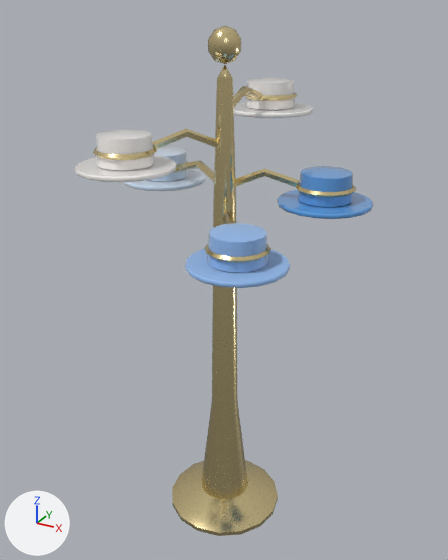
Renders of the glTF model public/assets/interiors/boutique/hat_tree_gold.glb from each side of a commit.
Before and after are seen from a 50 mm lens placed at (0.878, -1.602, 1.695), pointed at (-0.024, 0.038, 0.875). Arrows for +X, +Y and +Z are at lower left; the lights stay in place. The first picture is the older version.

The scene before the commit, as lines of its bpy script (objects in view):
```python
mat_accent2_013 = principled_material('accent2.013')
mat_accent2_013.base_color = (0.102, 0.337, 0.745)  # blue #5a9de0
mat_accent2_013.roughness = 0.08
mat_accent2_013.coat_weight = 1.0
mat_accent2_013.coat_roughness = 0.02
mat_accent_013 = principled_material('accent.013')
mat_accent_013.base_color = (1.0, 0.956, 0.922)  # white #fffaf6
mat_accent_013.roughness = 0.14
mat_accent_013.coat_weight = 1.0
mat_accent_013.coat_roughness = 0.04
mat_accent_013.sheen_weight = 1.0
mat_accent_013.sheen_roughness = 0.4
mat_fabric_013 = principled_material('fabric.013')
mat_fabric_013.base_color = (0.275, 0.479, 0.839)  # blue #8fb8ec
mat_fabric_013.roughness = 0.55
mat_fabric_013.sheen_weight = 1.0
mat_fabric_013.sheen_roughness = 0.35
mat_soft_013 = principled_material('soft.013')
mat_soft_013.base_color = (0.644, 0.791, 0.965)  # blue #d2e6fb
mat_soft_013.roughness = 0.1
mat_soft_013.coat_weight = 1.0
mat_soft_013.coat_roughness = 0.02
mat_soft_013.sheen_weight = 1.0
mat_soft_013.sheen_roughness = 0.4
me_hat_tree_gold = bpy.data.meshes.new('hat_tree_gold')
me_hat_tree_gold.from_pydata(...)  # 1251 vertices, 2434 faces; spans x -0.42..0.43, y -0.38..0.44, z 0.0..1.65
# faces by material slot: [1074, 272, 272, 272, 272, 272]
me_hat_tree_gold.materials.append(mat_trim_013)  # beige #ecd9a2
me_hat_tree_gold.materials.append(mat_accent2_013)  # blue #5a9de0
me_hat_tree_gold.materials.append(mat_white_013)  # white #fffaf6
me_hat_tree_gold.materials.append(mat_soft_013)  # blue #d2e6fb
me_hat_tree_gold.materials.append(mat_accent_013)  # white #fffaf6
me_hat_tree_gold.materials.append(mat_fabric_013)  # blue #8fb8ec
ob_hat_tree_gold = bpy.data.objects.new('hat_tree_gold', me_hat_tree_gold)
ob_hat_tree_gold.location = (0.0, 0.0, 0.0)
```
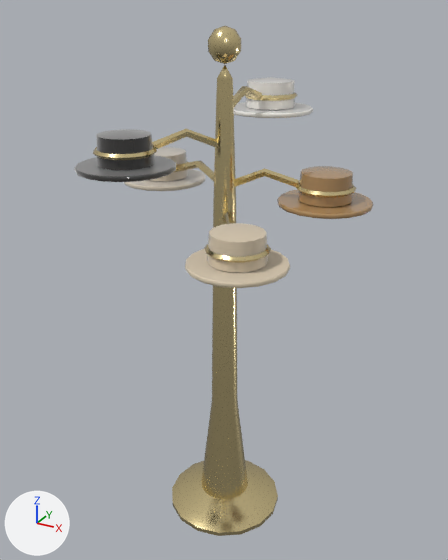
Location of each change, [x1, y1, x2, y2] in pixels of the pictures (448 x 560 px):
'hat_tree_gold', recoloured
    both: [74, 49, 373, 533]

Edits to the bpy script that builds the scene:
```text
Change mat_accent2_013:
    mat_accent2_013.base_color: (0.102, 0.337, 0.745) -> (0.434, 0.254, 0.102)  # blue #5a9de0 -> brown #b08a5a
Change mat_soft_013:
    mat_soft_013.base_color: (0.644, 0.791, 0.965) -> (0.694, 0.604, 0.479)  # blue #d2e6fb -> pale yellow #d9ccb8
Change mat_accent_013:
    mat_accent_013.base_color: (1.0, 0.956, 0.922) -> (0.0232, 0.0212, 0.0194)  # white #fffaf6 -> black #2a2826
Change mat_fabric_013:
    mat_fabric_013.base_color: (0.275, 0.479, 0.839) -> (0.687, 0.578, 0.423)  # blue #8fb8ec -> beige #d8c8ae
```
